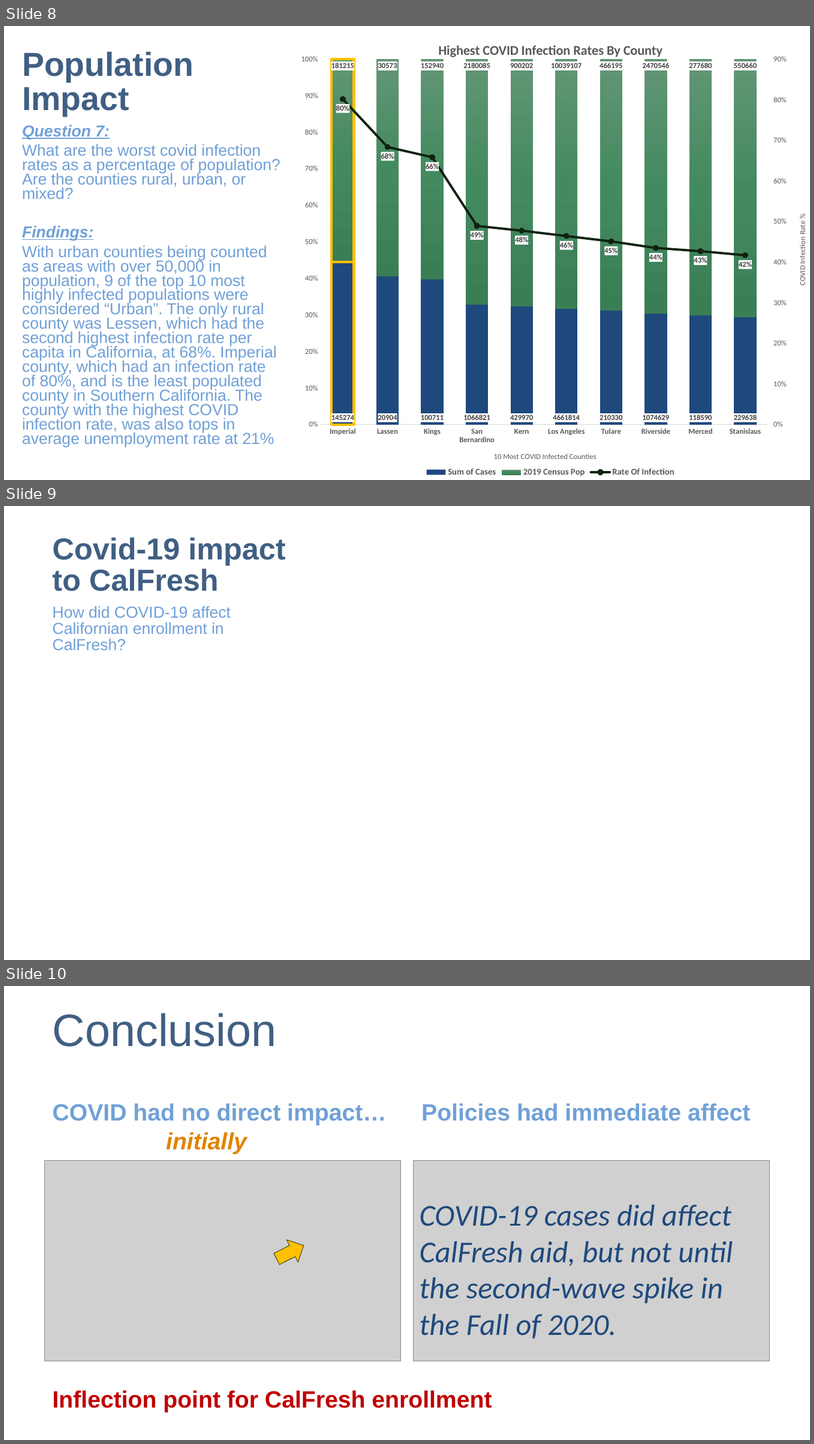
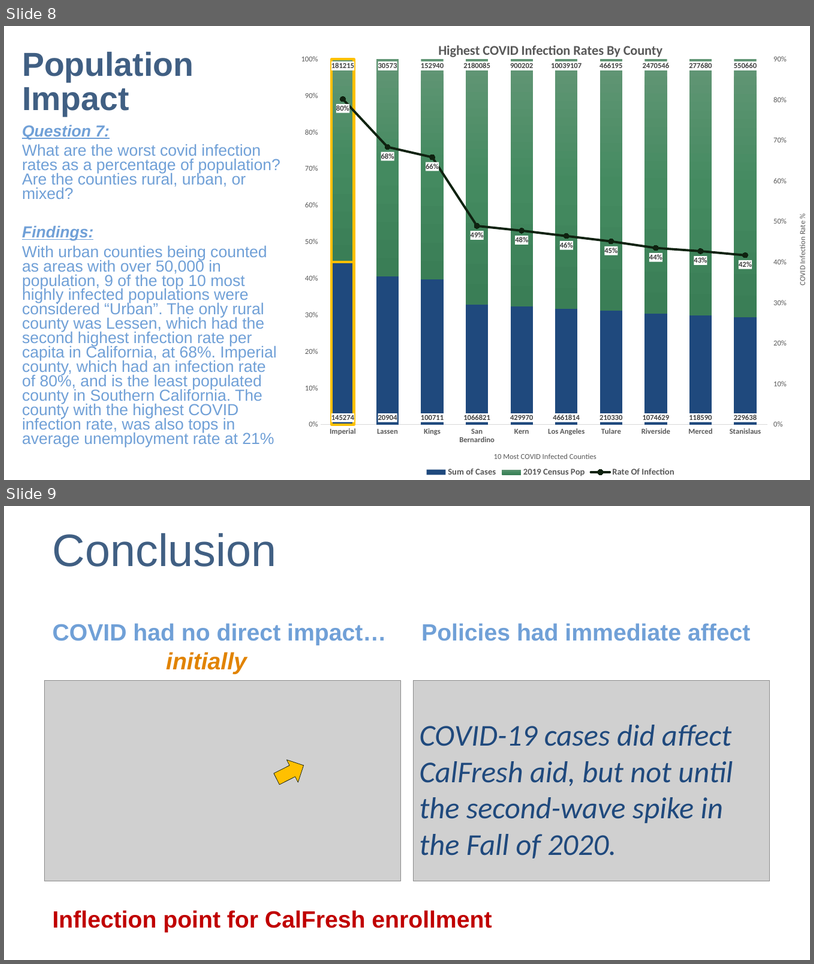
Before and after one commit to speedracer05/Covid_CalFresh, a slide deck: Presentation/Covid_CalFresh_v.01.pptx. Shown one above the other, each under a label of ours: slides 8, 9 and 10 before the commit, slides 8 and 9 after it. The pictures are 814x1444 and 814x964 pixels, drawn with LibreOffice and Linux fonts; fonts in the diff are those of the drawing; grey boxes stand for pictures. Boxes give left, top, right and bottom in pixels: in the first picture for what was removed or moved away, otherwise in the second. Text is boxed around its words. In the diff, an @@ line names an element or a change of style, - is before the commit and + after.

```diff
--- a/Presentation/Covid_CalFresh_v.01.pptx
+++ b/Presentation/Covid_CalFresh_v.01.pptx
@@ slide 9 removed at <box>4,506,810,960</box>, background #FFFFFF @@
@@ title removed at <box>53,537,285,591</box> @@
-Covid-19 impact to CalFresh
@@ text removed at <box>53,606,231,650</box> @@
-How did COVID-19 affect Californian enrollment in CalFresh?
@@ what was slide 10 is now slide 9 @@
```
Also in this commit, not shown: 2 slides changed, 3 other slides removed, 3 other files.
